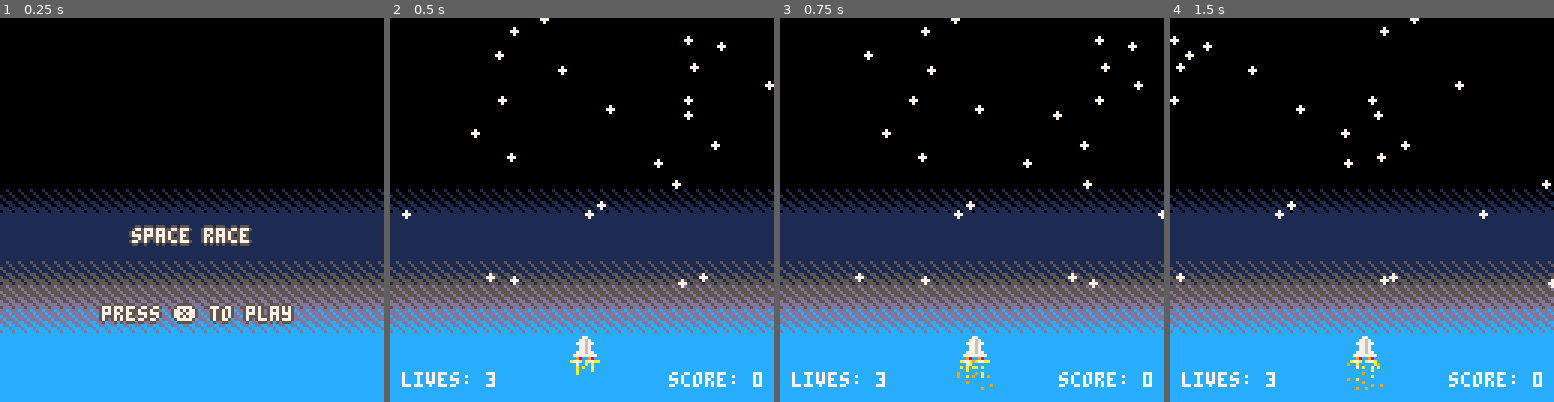
Above: before the commit, frames 1-4 (left to right).
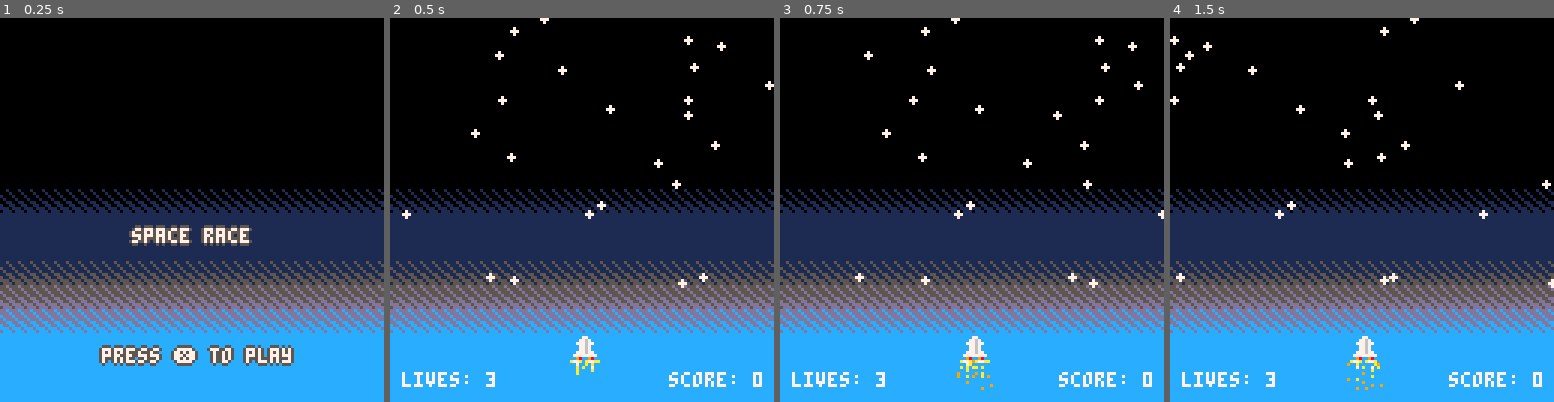
Above: after the commit, the same moments.

Repository: 8BitRain/spacerace
Game: PICO-8 cartridge spacerace.p8
Two runs of this game, one before a commit and one after it. Both use one fixed random seed, a clock stepped at 60 frames per second and the inputs below.
Inputs:
- Up to frame 1 (0.25 s): no input
- Up to frame 2 (0.5 s): tap X (X key) at 0.33 s
- Up to frame 3 (0.75 s): tap O (Z key) at 0.7 s
- Up to frame 4 (1.5 s): tap X (X key) at 1.07 s

The runs differ from the first frame. In frame 1, 3.9% of the frame differs, in the area x 25-77%, y 74-91%; in frame 2, nothing differs; in frame 3, nothing differs; in frame 4, nothing differs.

Commit message:
better align text with sky background

Diff:
--- a/spacerace.p8
+++ b/spacerace.p8
@@ -96,7 +96,7 @@
 
 function draw_menu()
     centered_print("space race", 64, 70, 7)
-    centered_print("press \x97 to play", 64, 96, 7)
+    centered_print("press \x97 to play", 64, 110, 7)
 end
 
 function draw_win_screen()
